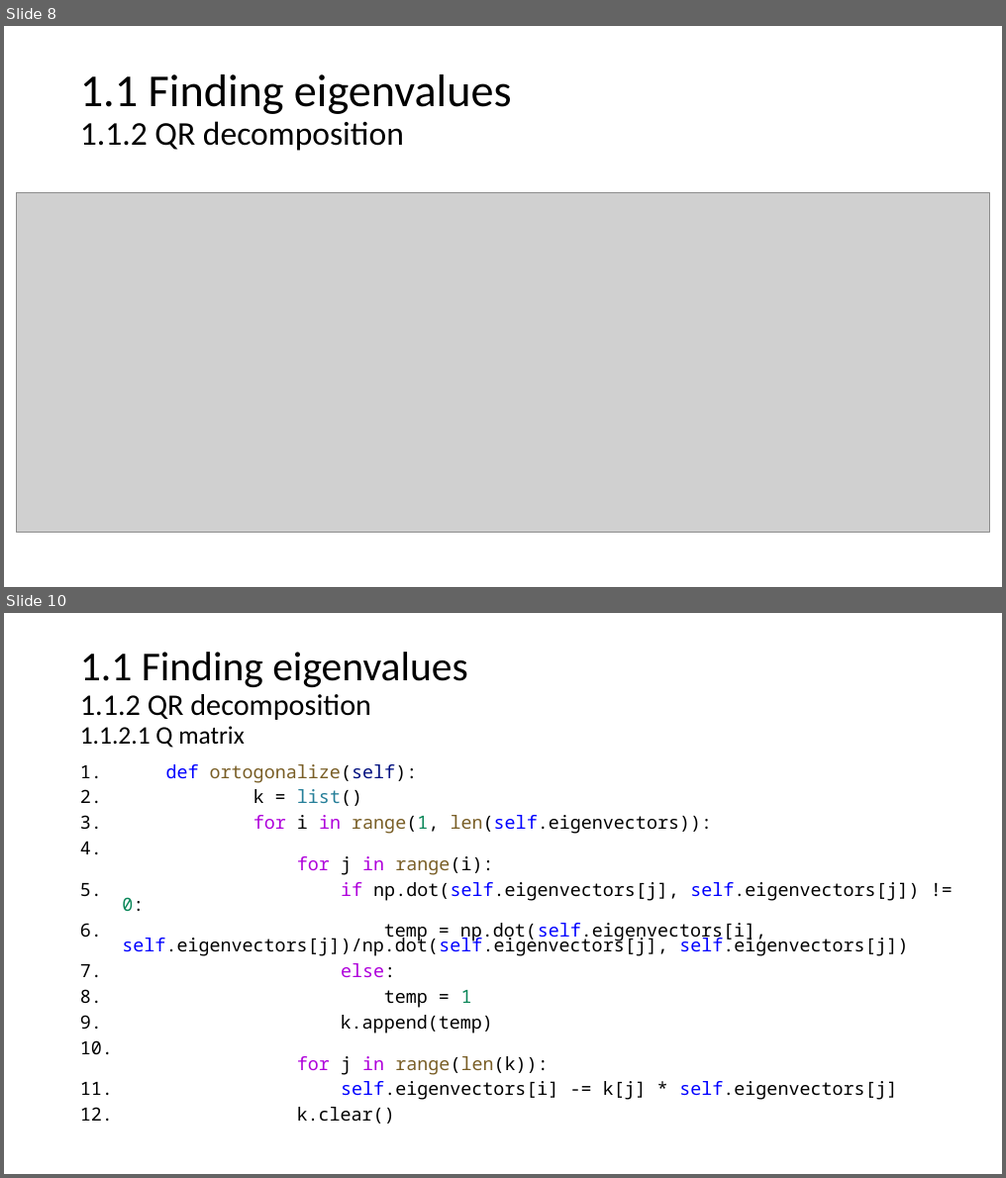
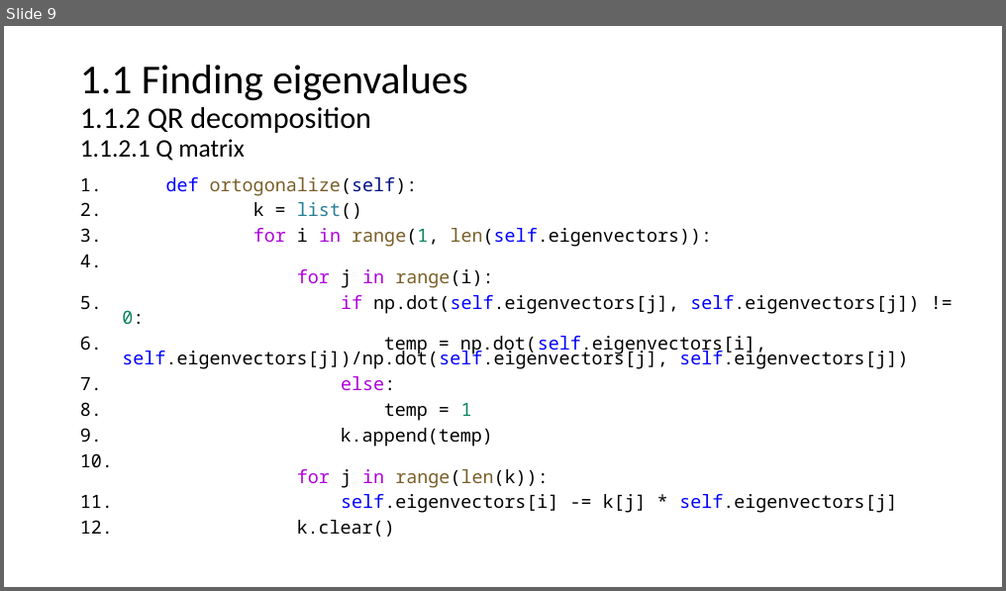
Before and after one commit to netalydana28/Python2, a slide deck: project3/algebra.pptx. Shown one above the other, each under a label of ours: slides 8 and 10 before the commit, slide 9 after it; the slides between them are not shown. The pictures are 1006x1178 and 1006x591 pixels, drawn with LibreOffice and Linux fonts; fonts in the diff are those of the drawing; grey boxes stand for pictures. Boxes give left, top, right and bottom in pixels: in the first picture for what was removed or moved away, otherwise in the second. Text is boxed around its words. In the diff, an @@ line names an element or a change of style, - is before the commit and + after.

```diff
--- a/project3/algebra.pptx
+++ b/project3/algebra.pptx
@@ slide 8 removed at <box>4,26,1002,587</box>, background #FFFFFF @@
@@ title removed at <box>80,75,512,151</box> @@
-1.1 Finding eigenvalues
-1.1.2 QR decomposition
@@ picture removed at <box>16,193,990,533</box> @@
@@ what was slide 10 is now slide 9 @@
```
Also in this commit, not shown: 4 slides changed, 2 slides added, 2 other files.
